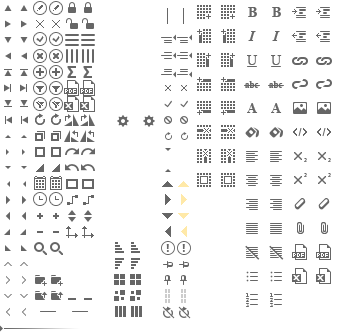
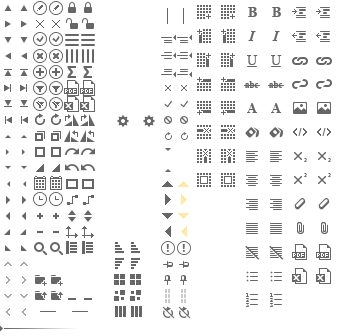
Comparing the layer stacks of the two w=340, h=336 images. Changes:
added layer "sidebar-toggle hover" above "sidebar-toggle" over (82, 241, 93, 254)
added layer "sidebar-toggle" above "dimension hover" over (66, 241, 77, 254)
